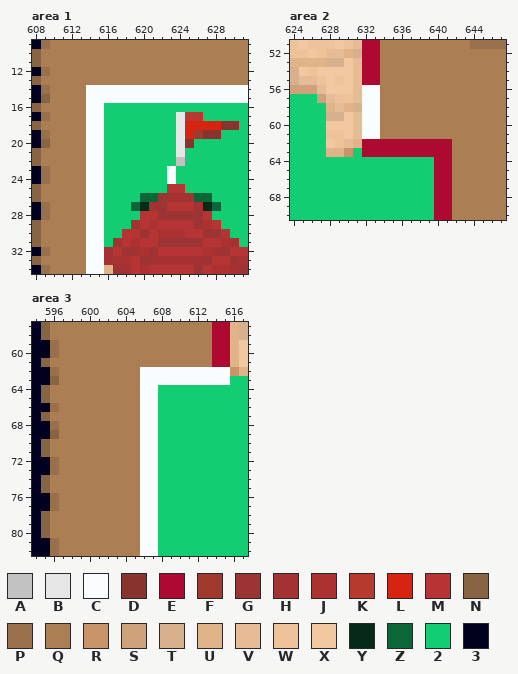
Pixel-art file -- Assets/Aseprite/LevelSelectMapsAllInOne.aseprite. The first picture shows the starting point.
1024x576 pixels, 1 frame. Colours within 5 levels of each other are drawn and written as one. Shown: area 1: x 608..631, y 9..34; area 2: x 624..647, y 51..70; area 3: x 594..617, y 57..82. The commit also changed other parts of the picture, which this record leaves out.
Visible layers, top first: "Stars", "Islands", "BG".
Palette (. is transparent): A #c2c2c2  B #e6e6e6  C #fafdff  D #86342d  E #ae0930  F #a0392e  G #9c3434  H #a43232  J #ac3232  K #b63b2e  L #d62411  M #b63434  N #896443  P #9a704c  Q #ac7e53  R #c99469  S #d0a27c  T #d7b08e  U #e1b388  V #e5bc95  W #eec39a  X #f2c8a1  Y #042a18  Z #0b6638  2 #13cd73  3 #01001e
Pixels before, area 1, first column x 608:
 9 3PQQQQQQQQQQQQQQQQQQQQQQ
10 NQQQQQQQQQQQQQQQQQQQQQQQ
11 NQQQQQQQQQQQQQQQQQQQQQQQ
12 3PQQQQQQQQQQQQQQQQQQQQQQ
13 NQQQQQQQQQQQQQQQQQQQQQQQ
14 3PQQQQCCCCCCCCCCCCCCCCCC
15 3NQQQQCCCCCCCCCCCCCCCCCC
16 NQQQQQCC2222222222222222
17 3PQQQQCC22222222BKK22222
18 NQQQQQCC22222222BLLLLDD2
19 3PQQQQCC22222222BLFDD222
20 3NQQQQCC22222222BD222222
21 NQQQQQCC22222222B2222222
22 NQQQQQCC22222222A2222222
23 3PQQQQCC2222222C22222222
24 3PQQQQCC2222222C22222222
25 NQQQQQCC2222222MM2222222
26 NQQQQQCC2222ZZGHHHZZ2222
27 3PQQQQCC222ZYHGMMMHYZ222
28 3PQQQQCC2222MMGGGGGM2222
29 NQQQQQCC222HMJMMMMGJM222
30 NQQQQQCC22MMGMJJJMMGGM22
31 NQQQQQCC2HMJMMGGGGGMMJH2
32 3PQQQQCCHMGHJGMMMMMJHGMM
33 NQQQQQCCHJJMGHHHHHHGMMGJ
34 3PQQQQCCUGHMJMMMMMGMJJHG
Pixels before, area 2, first column x 624:
51 WXWWWXWVEEQQQQQQQQQQPPPP
52 WWXWVVUTEEQQQQQQQQQQQQQQ
53 UUUUTTXVEEQQQQQQQQQQQQQQ
54 TXWXXXXVEEQQQQQQQQQQQQQQ
55 TVVWXWXVEEQQQQQQQQQQQQQQ
56 SSSVXXXVCCQQQQQQQQQQQQQQ
57 222SVWWVCCQQQQQQQQQQQQQQ
58 2222UVUTCCQQQQQQQQQQQQQQ
59 2222TTXVCCQQQQQQQQQQQQQQ
60 2222XXXVCCQQQQQQQQQQQQQQ
61 2222WWXVCCQQQQQQQQQQQQQQ
62 2222XWVUEEEEEEEEEEQQQQQQ
63 2222UUR2EEEEEEEEEEQQQQQQ
64 2222222222222222EEQQQQQQ
65 2222222222222222EEQQQQQQ
66 2222222222222222EEQQQQQQ
67 2222222222222222EEQQQQQQ
68 2222222222222222EEQQQQQQ
69 2222222222222222EEQQQQQQ
70 2222222222222222EEQQQQQQ
Pixels before, area 3, first column x 594:
57 3NQQQQQQQQQQQQQQQQQQEEUT
58 3NQQQQQQQQQQQQQQQQQQEEUT
59 33PQQQQQQQQQQQQQQQQQEEUX
60 33PQQQQQQQQQQQQQQQQQEEUX
61 3NQQQQQQQQQQQQQQQQQQEEUX
62 33PQQQQQQQQQCCCCCCCCCCRU
63 33NQQQQQQQQQCCCCCCCCCC22
64 3NQQQQQQQQQQCC2222222222
65 3NQQQQQQQQQQCC2222222222
66 33PQQQQQQQQQCC2222222222
67 3NQQQQQQQQQQCC2222222222
68 33PQQQQQQQQQCC2222222222
69 33NQQQQQQQQQCC2222222222
70 3NQQQQQQQQQQCC2222222222
71 3NQQQQQQQQQQCC2222222222
72 33PQQQQQQQQQCC2222222222
73 33PQQQQQQQQQCC2222222222
74 3NQQQQQQQQQQCC2222222222
75 3NQQQQQQQQQQCC2222222222
76 33PQQQQQQQQQCC2222222222
77 33PQQQQQQQQQCC2222222222
78 3NQQQQQQQQQQCC2222222222
79 3NQQQQQQQQQQCC2222222222
80 3NQQQQQQQQQQCC2222222222
81 33PQQQQQQQQQCC2222222222
82 33PQQQQQQQQQCC2222222222
After:
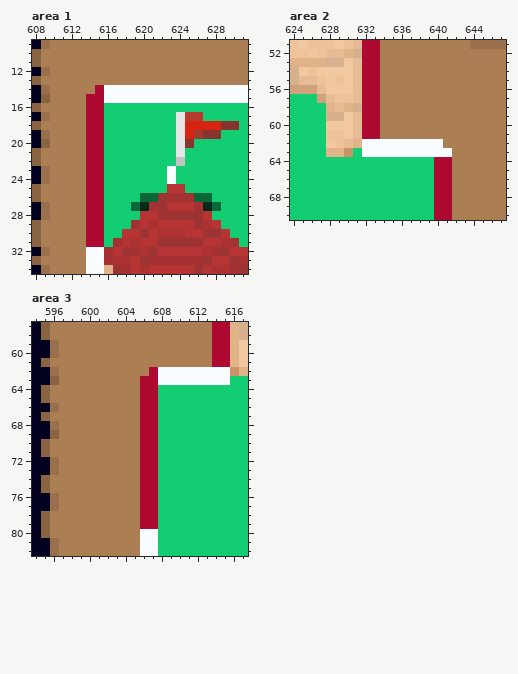
The exact change:
{"where": "area 1, layer \"Islands\""}
{"y":14,"x":614,"old":"CC","new":"QE"}
{"y":15,"x":614,"old":"CC","new":"EE"}
{"y":16,"x":614,"old":"CC","new":"EE"}
{"y":17,"x":614,"old":"CC","new":"EE"}
{"y":18,"x":614,"old":"CC","new":"EE"}
{"y":19,"x":614,"old":"CC","new":"EE"}
{"y":20,"x":614,"old":"CC","new":"EE"}
{"y":21,"x":614,"old":"CC","new":"EE"}
{"y":22,"x":614,"old":"CC","new":"EE"}
{"y":23,"x":614,"old":"CC","new":"EE"}
{"y":24,"x":614,"old":"CC","new":"EE"}
{"y":25,"x":614,"old":"CC","new":"EE"}
{"y":26,"x":614,"old":"CC","new":"EE"}
{"y":27,"x":614,"old":"CC","new":"EE"}
{"y":28,"x":614,"old":"CC","new":"EE"}
{"y":29,"x":614,"old":"CC","new":"EE"}
{"y":30,"x":614,"old":"CC","new":"EE"}
{"y":31,"x":614,"old":"CC","new":"EE"}
{"where": "area 2, layer \"Islands\""}
{"y":56,"x":632,"old":"CC","new":"EE"}
{"y":57,"x":632,"old":"CC","new":"EE"}
{"y":58,"x":632,"old":"CC","new":"EE"}
{"y":59,"x":632,"old":"CC","new":"EE"}
{"y":60,"x":632,"old":"CC","new":"EE"}
{"y":61,"x":632,"old":"CC","new":"EE"}
{"y":62,"x":632,"old":"EEEEEEEEEE","new":"CCCCCCCCCQ"}
{"y":63,"x":632,"old":"EEEEEEEEEE","new":"CCCCCCCCCC"}
{"where": "area 3, layer \"Islands\""}
{"y":62,"x":606,"old":"CC","new":"QE"}
{"y":63,"x":606,"old":"CC","new":"EE"}
{"y":64,"x":606,"old":"CC","new":"EE"}
{"y":65,"x":606,"old":"CC","new":"EE"}
{"y":66,"x":606,"old":"CC","new":"EE"}
{"y":67,"x":606,"old":"CC","new":"EE"}
{"y":68,"x":606,"old":"CC","new":"EE"}
{"y":69,"x":606,"old":"CC","new":"EE"}
{"y":70,"x":606,"old":"CC","new":"EE"}
{"y":71,"x":606,"old":"CC","new":"EE"}
{"y":72,"x":606,"old":"CC","new":"EE"}
{"y":73,"x":606,"old":"CC","new":"EE"}
{"y":74,"x":606,"old":"CC","new":"EE"}
{"y":75,"x":606,"old":"CC","new":"EE"}
{"y":76,"x":606,"old":"CC","new":"EE"}
{"y":77,"x":606,"old":"CC","new":"EE"}
{"y":78,"x":606,"old":"CC","new":"EE"}
{"y":79,"x":606,"old":"CC","new":"EE"}
